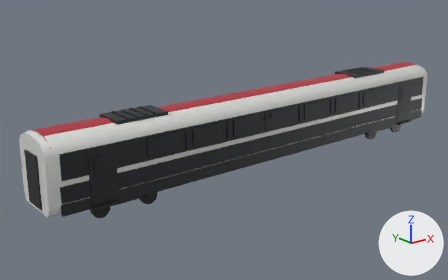
The glTF model public/models/railjet-lab/blender/railjet-nextgen-restaurant.glb, before and after one commit.
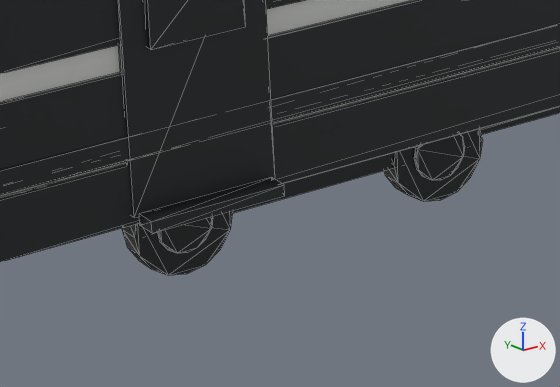
The first picture shows the older version from a 50 mm camera at (-22.4, -24.4, 11.6) aimed at (-1.9, 1.2, 1.4). The close-ups show the older and then the newer version on the part from 15% to 38% of the width and 59% to 85% of the height of that picture. Only the edits that show in the close-ups are written down. The axes (+X, +Y, +Z) are drawn at lower right. The lights are the same throughout. The close-ups show mesh edges as thin lines. Where no turn or scale is listed for an object, it has been applied to the vertices.

The scene before the commit, as lines of its bpy script (objects in view):
```python
ob_restaurant_bogie_a_brake_disc__1_1 = bpy.data.objects.new('restaurant_bogie_a_brake_disc_-1_1', me_rj_unitcylinder_16)
ob_restaurant_bogie_a_brake_disc__1_1.parent = ob_restaurant_bogie_a
ob_restaurant_bogie_a_brake_disc__1_1.location = (1.25, -1.085, 0.46)
ob_restaurant_bogie_a_brake_disc__1_1.rotation_euler = (1.571, 0.0, 0.0)  # degrees (90, 0, 0)
ob_restaurant_bogie_a_brake_disc__1_1.scale = (0.506, 0.506, 0.035)
ob_restaurant_bogie_a_wheel__1_0 = bpy.data.objects.new('restaurant_bogie_a_wheel_-1_0', me_rj_unitcylinder_16)
ob_restaurant_bogie_a_wheel__1_0.parent = ob_restaurant_bogie_a
ob_restaurant_bogie_a_wheel__1_0.location = (-1.25, -0.96, 0.46)
ob_restaurant_bogie_a_wheel__1_0.rotation_euler = (1.571, 0.0, 0.0)  # degrees (90, 0, 0)
ob_restaurant_bogie_a_wheel__1_0.scale = (0.92, 0.92, 0.22)
ob_restaurant_bogie_a_wheel__1_1 = bpy.data.objects.new('restaurant_bogie_a_wheel_-1_1', me_rj_unitcylinder_16)
ob_restaurant_bogie_a_wheel__1_1.parent = ob_restaurant_bogie_a
ob_restaurant_bogie_a_wheel__1_1.location = (1.25, -0.96, 0.46)
ob_restaurant_bogie_a_wheel__1_1.rotation_euler = (1.571, 0.0, 0.0)  # degrees (90, 0, 0)
ob_restaurant_bogie_a_wheel__1_1.scale = (0.92, 0.92, 0.22)
ob_restaurant_silver_flank__1 = bpy.data.objects.new('restaurant_silver_flank_-1', me_rj_unitcube)
ob_restaurant_silver_flank__1.parent = ob_railjet_nextgen_restaurant_root
ob_restaurant_silver_flank__1.location = (0.0, -1.433, 1.73)
ob_restaurant_silver_flank__1.scale = (25.4, 0.05, 0.68)
# also in view: 'restaurant_door_step_-1_0' at (-10.7, -1.6, 0.8); 'restaurant_dark_skirt_-1' at (0.0, -1.4, 1.0); 'restaurant_bogie_a_brake_disc_-1_0' at (-10.7, -1.1, 0.5); 'restaurant_red_sill_-1' at (0.0, -1.4, 1.4); 'restaurant_door_glass_-1_0' at (-10.7, -1.5, 2.7)
```
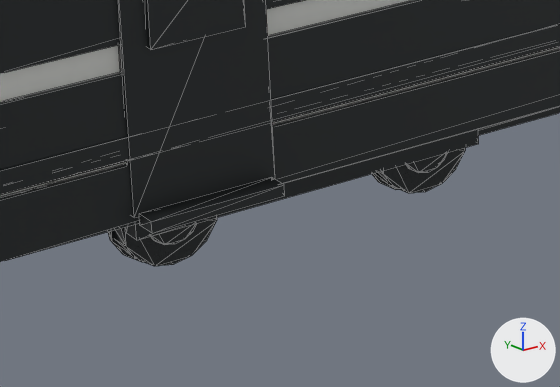
Boxes (x1, y1, x2, y2) around the edits, measured in the close-ups (560 x 387 px):
'restaurant_bogie_a_wheel_-1_0', moved: before (122, 211, 233, 275); after (113, 218, 217, 266)
'restaurant_bogie_a_wheel_-1_1', moved: before (384, 129, 482, 201); after (377, 148, 465, 193)
'restaurant_bogie_a_brake_disc_-1_1', moved: before (414, 134, 465, 180); after (406, 153, 448, 173)
'restaurant_bogie_a_flange_-1_0', added (mostly hidden): after (108, 231, 143, 262)
'restaurant_bogie_a_flange_-1_1', added (mostly hidden): after (372, 173, 398, 190)
'restaurant_bogie_a_brake_disc_-1_0', unchanged, covered by the edit: before (157, 216, 213, 253); after (150, 223, 197, 245)

What the commit changed:
Object 'restaurant_bogie_a_brake_disc_-1_1' (ob_restaurant_bogie_a_brake_disc__1_1) moves from (1.25, -1.085, 0.46) to (1.25, -0.863, 0.46).
Object 'restaurant_bogie_a_wheel_-1_0' (ob_restaurant_bogie_a_wheel__1_0) moves from (-1.25, -0.96, 0.46) to (-1.25, -0.718, 0.46).
Object 'restaurant_bogie_a_wheel_-1_1' (ob_restaurant_bogie_a_wheel__1_1) moves from (1.25, -0.96, 0.46) to (1.25, -0.718, 0.46).
Object 'restaurant_bogie_a_flange_-1_1' (ob_restaurant_bogie_a_flange__1_1) is new; it shows me_rj_unitcylinder_16.
Its parent is ob_restaurant_bogie_a.
Its location is (1.25, -0.613, 0.46).
Its rotation in degrees is (90, 0, 0).
Its scale is (0.984, 0.984, 0.035).
Object 'restaurant_bogie_a_flange_-1_0' (ob_restaurant_bogie_a_flange__1_0) is new; it shows me_rj_unitcylinder_16.
Its parent is ob_restaurant_bogie_a.
Its location is (-1.25, -0.613, 0.46).
Its rotation in degrees is (90, 0, 0).
Its scale is (0.984, 0.984, 0.035).
